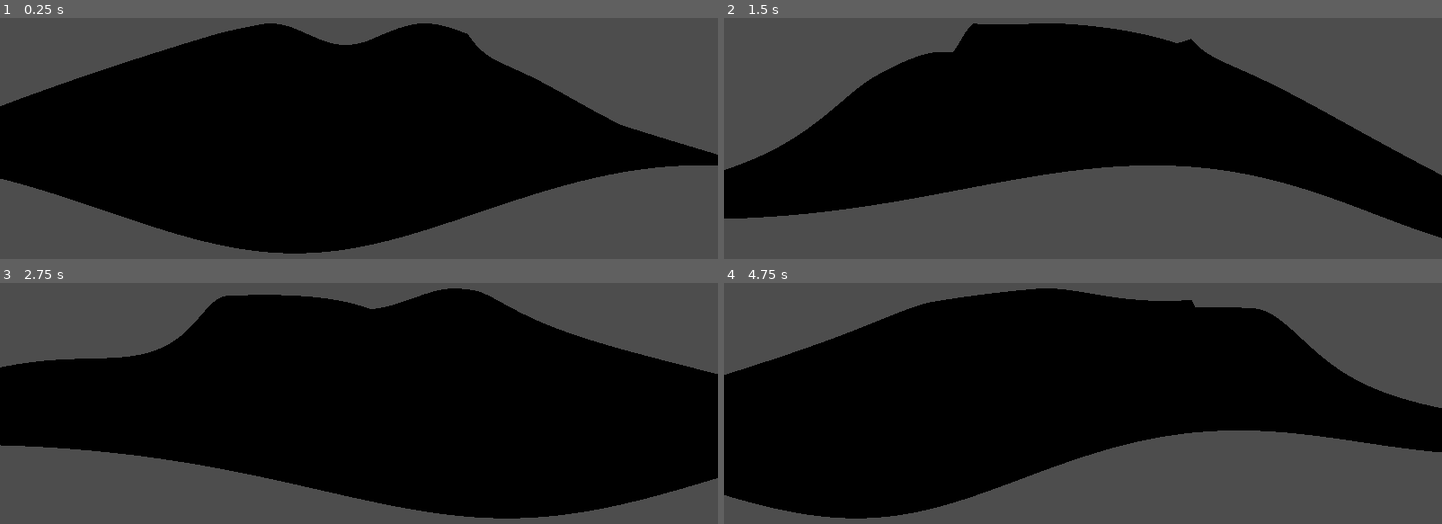
Above: before the commit, frames 1-4 (two rows, left to right).
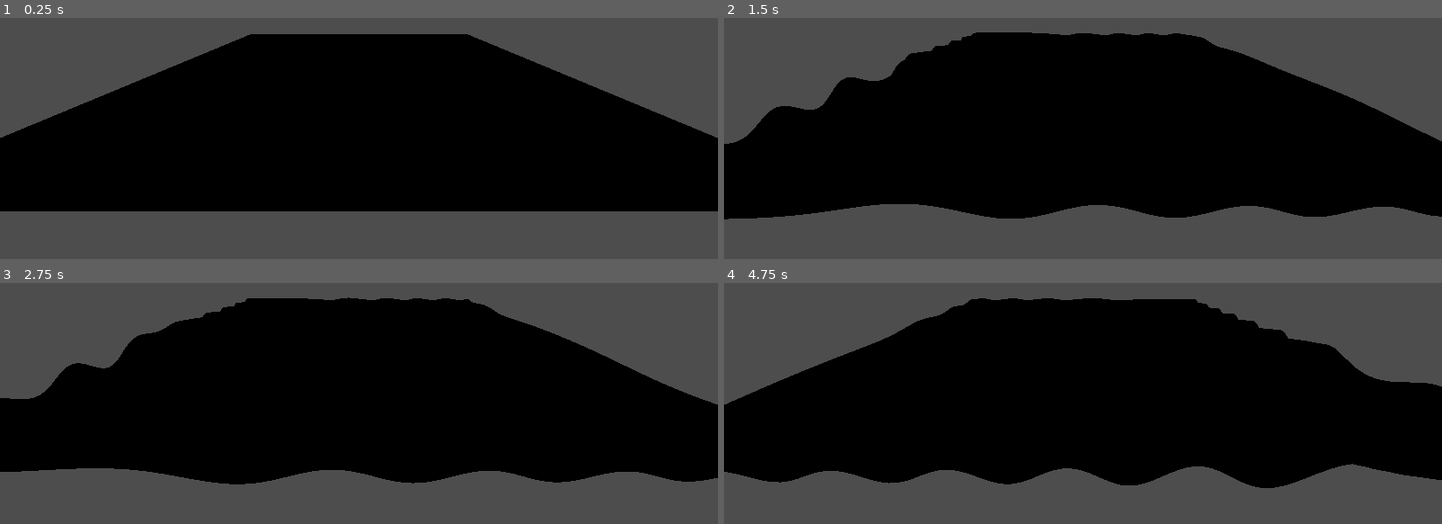
Above: after the commit, the same moments.

Repository: YuviTz1/Water
Game: Godot game, scene res://scenes/node_3d.tscn
Same seed, same stepped clock (60 frames per second), same inputs: the game is played once before the commit and once after it.
Inputs (mouse positions are in pixels of both pictures, inside the frame that each line leads up to):
- Up to frame 1 (0.25 s): no input
- Up to frame 2 (1.5 s): move the mouse to (1240, 39) at 0.52 s; click (1240, 39) at 0.67 s; move the mouse to (939, 80) at 1.27 s; click (939, 80) at 1.42 s
- Up to frame 3 (2.75 s): move the mouse to (outside the picture) at 2.02 s; click (outside the picture) at 2.17 s
- Up to frame 4 (4.75 s): move the mouse to (1047, 405) at 2.77 s; click (1047, 405) at 2.92 s; move the mouse to (1298, 384) at 3.52 s; click (1298, 384) at 3.67 s; move the mouse to (outside the picture) at 4.27 s; click (outside the picture) at 4.42 s

The runs differ from the first frame. In frame 1, 18% of the frame differs, in the area x 0-100%, y 2-98%; in frame 2, 16%; in frame 3, 15%; in frame 4, 18%.

Commit message:
update sin wave and add wave damping

Diff:
--- a/scenes/node_3d.tscn
+++ b/scenes/node_3d.tscn
@@ -7,6 +7,7 @@
 render_priority = 0
 shader = ExtResource("1_xcc1c")
 shader_parameter/center = Vector3(0.5, 0.5, 0)
+shader_parameter/do_ripple = false
 
 [sub_resource type="PlaneMesh" id="PlaneMesh_s7nfk"]
 material = SubResource("ShaderMaterial_7ew12")
--- a/scripts/water.gd
+++ b/scripts/water.gd
@@ -49,3 +49,4 @@
 				# Now `collision_point` contains the world coordinates where the ray intersects with the plane
 				print("Collision Point:", collision_point)
 				water.mesh.material.set_shader_parameter("center", collision_point);
+				water.mesh.material.set_shader_parameter("do_ripple", true);
--- a/shaders/my_water_2.gdshader
+++ b/shaders/my_water_2.gdshader
@@ -6,21 +6,29 @@
 }
 
 uniform vec3 center = vec3(0.5, 0.5, 0.0);
+uniform bool do_ripple = true;
 
-void vertex() {
-    // Calculate the distance from the vertex to the center
-    //vec3 center = vec3(0.5, 0.5, 0.0); // Center of the plane, assuming normalized UVs
-    vec3 vertexPosition = vec3(VERTEX);
+float ripple(vec3 vertex_pos, float start_time) {
+	vec3 vertexPosition = vertex_pos;
 
     // Calculate the distance from the vertex to the center
     float distanceToCenter = length(vertexPosition.xz - center.xz);
 
     // Determine the displacement amount based on the distance and time
-    float rippleStrength = 0.5; // Adjust the strength of the ripple effect
+    float rippleStrength = 0.65; // Adjust the strength of the ripple effect
     float rippleSpeed = 3.0;    // Adjust the speed of the ripple propagation
 
-    float displacement = rippleStrength * sin(distanceToCenter  - TIME * rippleSpeed);
+    float displacement = rippleStrength * sin(2.0*PI*(distanceToCenter  - TIME * rippleSpeed));
+	return displacement/(1.0 +  length((vertex_pos-center))*1.3 );
+}
 
-    // Apply displacement to the vertex position
-    VERTEX.y += displacement;
+void vertex() {
+
+	if(do_ripple) {
+		float time_now = TIME;
+		float displacement = ripple(VERTEX, time_now);
+	    // Apply displacement to the vertex position
+	    VERTEX.y += displacement;
+	}
+
 }
